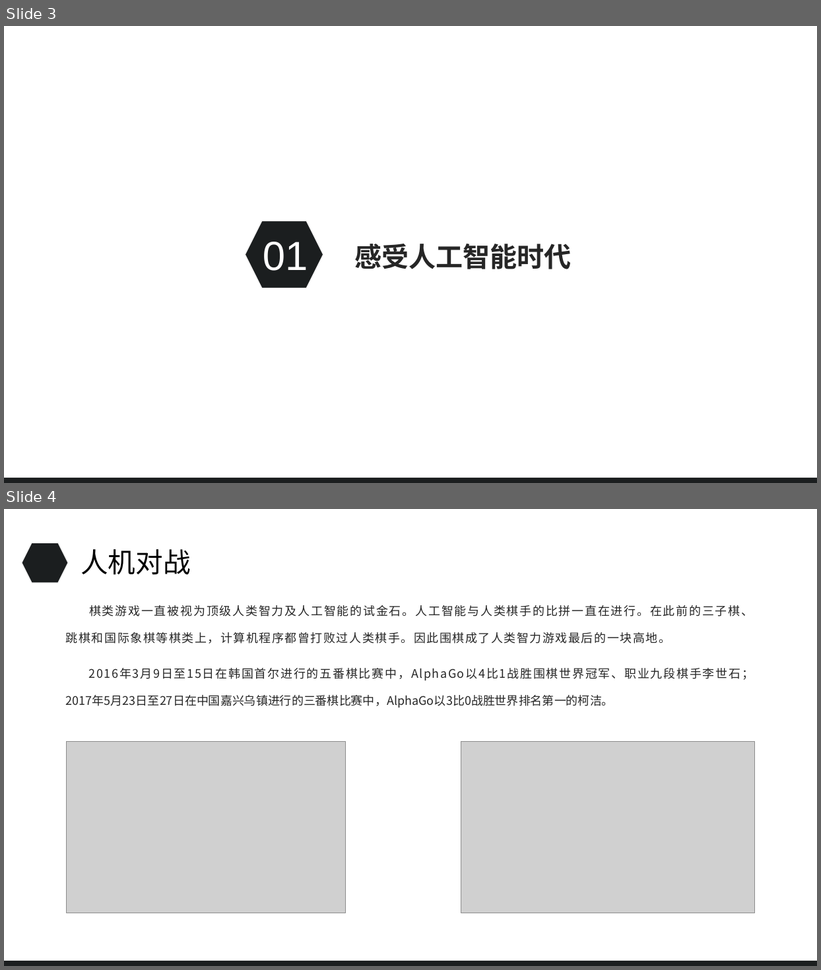
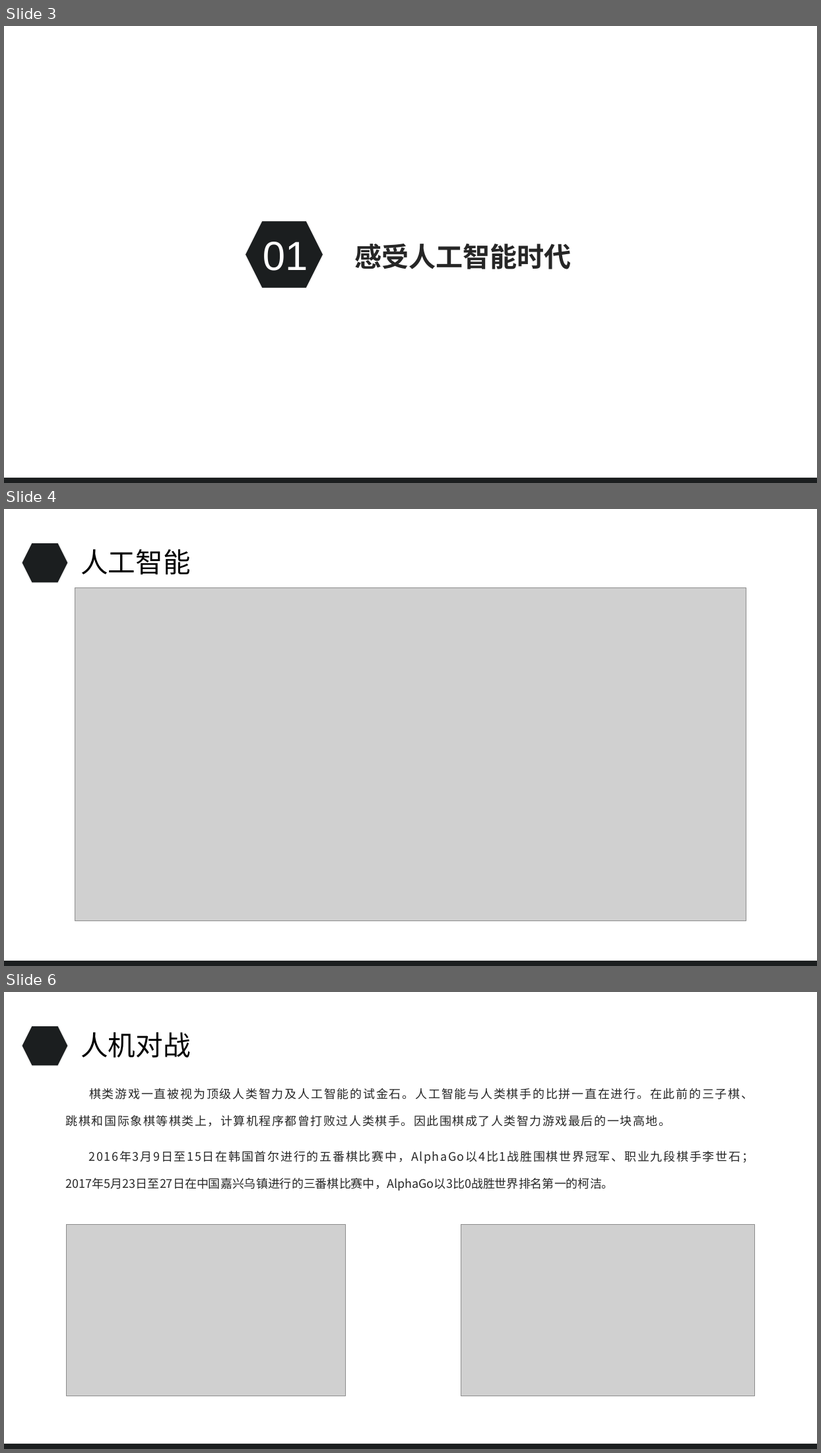
Before and after one commit to a1401358759/TensorFlow, a slide deck: 基于TensorFlow实现图像识别应用.pptx. Shown one above the other, each under a label of ours: slides 3 and 4 before the commit, slides 3, 4 and 6 after it; the slides between them are not shown. The pictures are 821x970 and 821x1453 pixels, drawn with LibreOffice and Linux fonts; fonts in the diff are those of the drawing; grey boxes stand for pictures; background and template pictures are left out. Boxes give left, top, right and bottom in pixels: in the first picture for what was removed or moved away, otherwise in the second. Text is boxed around its words. In the diff, an @@ line names an element or a change of style, - is before the commit and + after.

```diff
--- a/基于TensorFlow实现图像识别应用.pptx
+++ b/基于TensorFlow实现图像识别应用.pptx
@@ slide 4 added at box(4, 509, 817, 966), background #FFFFFF; not listed: 2 template elements that a slide beside it also shows @@
@@ title added at box(81, 549, 190, 575), 32.4 pt, text #000000 @@
+人工智能
@@ picture added at box(75, 588, 746, 921) @@
@@ what was slide 4 is now slide 6 @@
```
Also in this commit, not shown: 4 slides changed, 3 other slides added, 1 slide removed, 7 other files.
